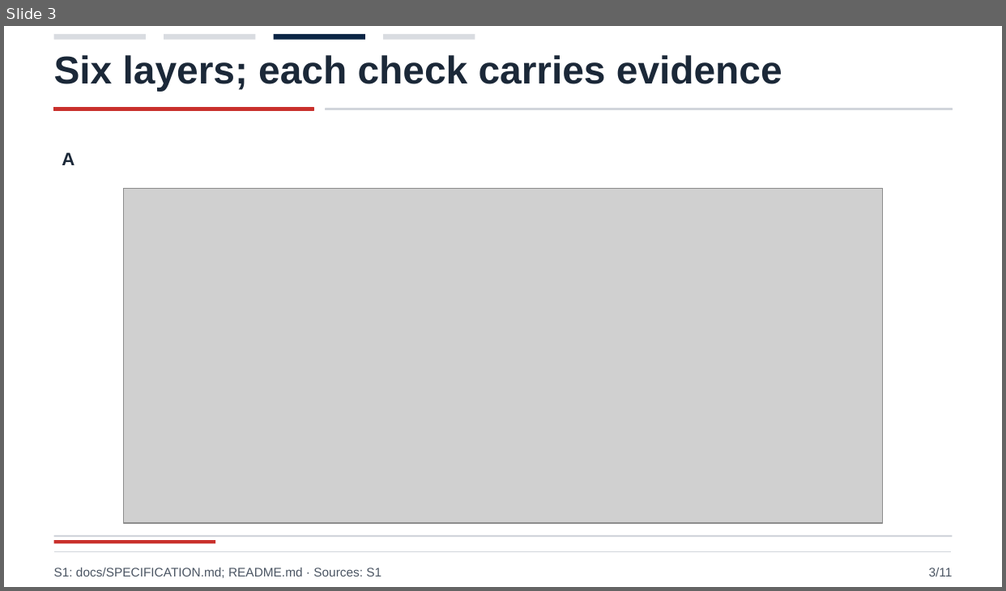
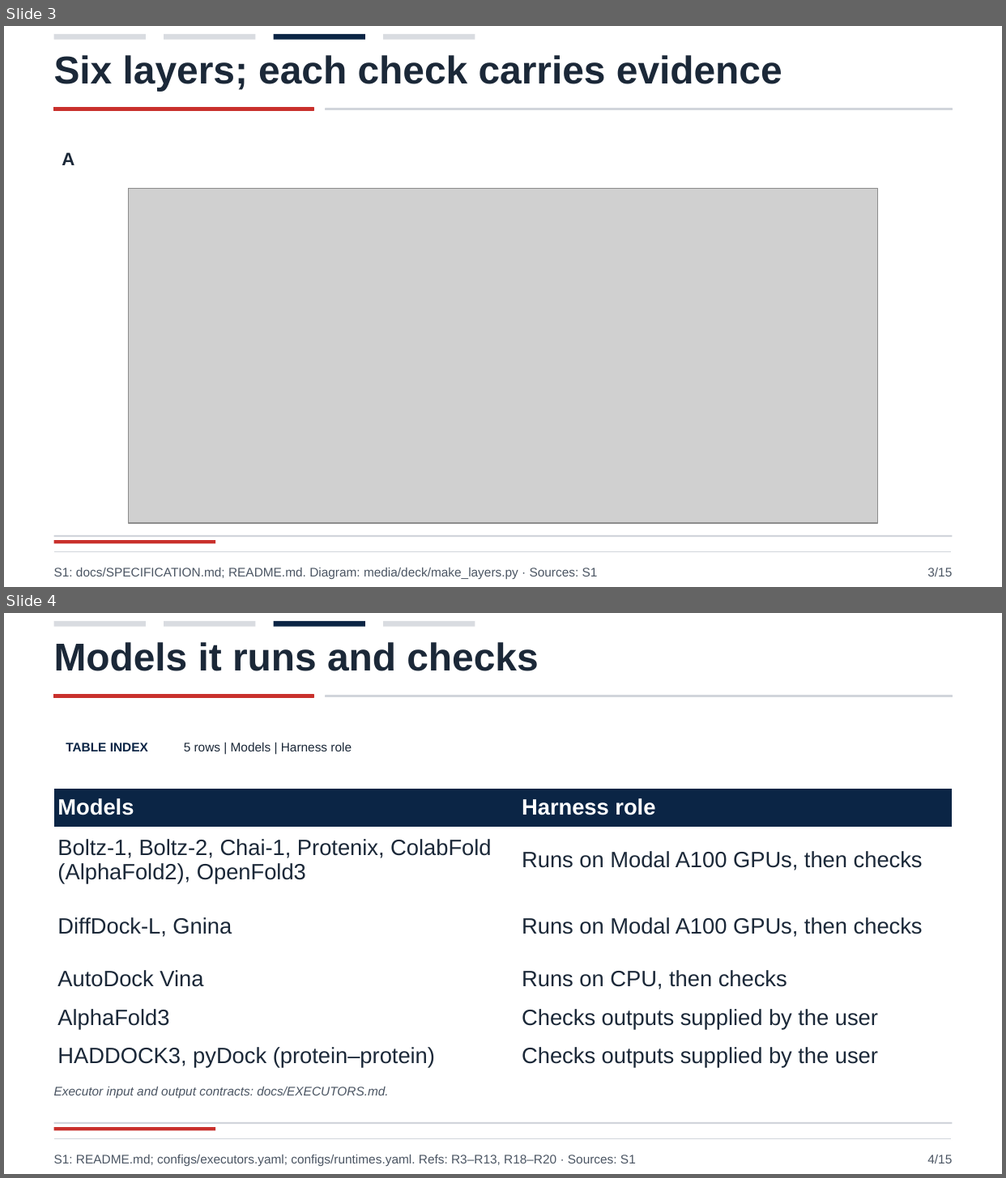
Before and after one commit to persistentepiphany/harness-hackathon, a slide deck: media/deck/dock-harness.pptx. Shown one above the other, each under a label of ours: slide 3 before the commit, slides 3 and 4 after it. The pictures are 1006x591 and 1006x1178 pixels, drawn with LibreOffice and Linux fonts; fonts in the diff are those of the drawing; grey boxes stand for pictures. Boxes give left, top, right and bottom in pixels: in the first picture for what was removed or moved away, otherwise in the second. Text is boxed around its words. In the diff, an @@ line names an element or a change of style, - is before the commit and + after.

Commit message:
deck: twelve-pose slide, models slide, verified references and figure sources

```diff
--- a/media/deck/dock-harness.pptx
+++ b/media/deck/dock-harness.pptx
@@ slide 4 added at [4,613,1002,1174], background #FFFFFF @@
@@ rectangle added at [54,621,146,627], fill #D1D5DB at 82% opacity @@
@@ rectangle added at [164,621,255,627], fill #D1D5DB at 82% opacity @@
@@ rectangle added at [274,621,365,627], fill #0B2545 @@
@@ rectangle added at [383,621,475,627], fill #D1D5DB at 82% opacity @@
@@ text added at [54,642,538,671], 28 pt, text #1B2838, bold @@
+Models it runs and checks
@@ rectangle added at [54,695,313,698], fill #C9302C, outline #C9302C 1 pt @@
@@ rectangle added at [326,696,952,696], fill #D1D5DB, outline #D1D5DB 1 pt @@
@@ text added at [66,743,148,752], 9 pt, text #0B2545, bold @@
+TABLE INDEX
@@ text added at [184,742,351,752], 9 pt, text #1B2838 @@
+5 rows | Models | Harness role
@@ table added at [54,789,952,1076], 6 rows, 2 columns @@
+Models | Harness role
+Boltz-1, Boltz-2, Chai-1, Protenix, ColabFold (AlphaFold2), OpenFold3 | Runs on Modal A100 GPUs, then checks
+DiffDock-L, Gnina | Runs on Modal A100 GPUs, then checks
+AutoDock Vina | Runs on CPU, then checks
+AlphaFold3 | Checks outputs supplied by the user
+HADDOCK3, pyDock (protein–protein) | Checks outputs supplied by the user
@@ text added at [54,1087,388,1098], 9 pt, text #4B5563, italic @@
+Executor input and output contracts: docs/EXECUTORS.md.
@@ rectangle added at [54,1123,952,1125], fill #D1D5DB @@
@@ rectangle added at [54,1128,215,1132], fill #C9302C @@
@@ rectangle added at [54,1138,952,1139], fill #D1D5DB, outline #FFFFFF 1 pt @@
@@ text added at [54,1155,636,1166], 9 pt, text #4B5563 @@
+S1: README.md; configs/executors.yaml; configs/runtimes.yaml. Refs: R3–R13, R18–R20 · Sources: S1
@@ text added at [927,1155,952,1164], 9 pt, text #4B5563 @@
+4/15
@@ slide 3 changed as well @@
@@ picture: place and size @@
-picture at [123,189,882,524]
+picture at [129,189,877,524]
@@ text at [54,568,598,579]: text changed @@
-S1: docs/SPECIFICATION.md; README.md · Sources: S1
+S1: docs/SPECIFICATION.md; README.md. Diagram: media/deck/make_layers.py · Sources: S1
@@ text at [927,568,952,577]: text changed @@
-3/11
+3/15
```
Also in this commit, not shown: 8 other slides changed, 5 other slides added, 2 slides removed, 24 other files.
